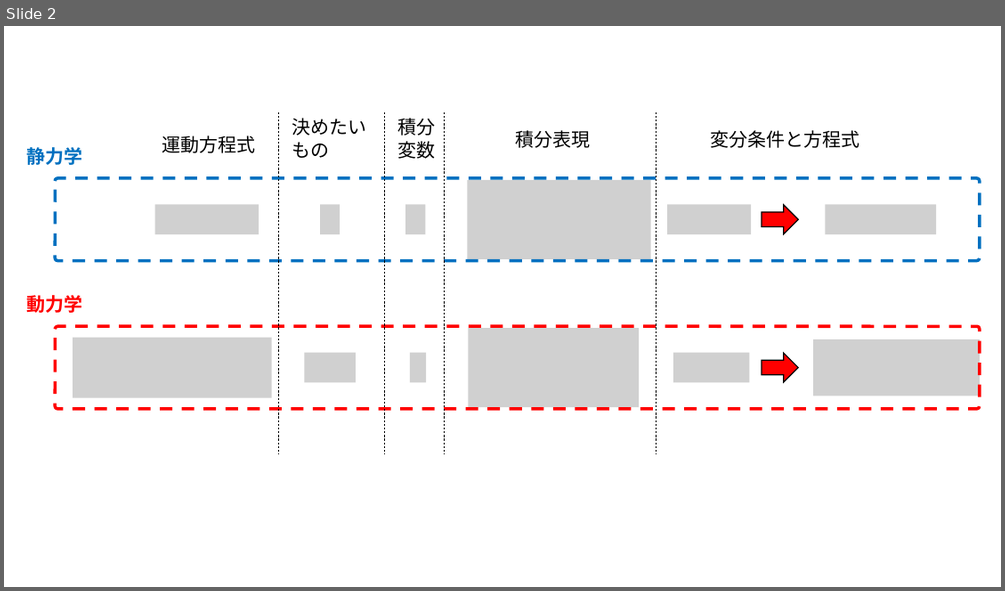
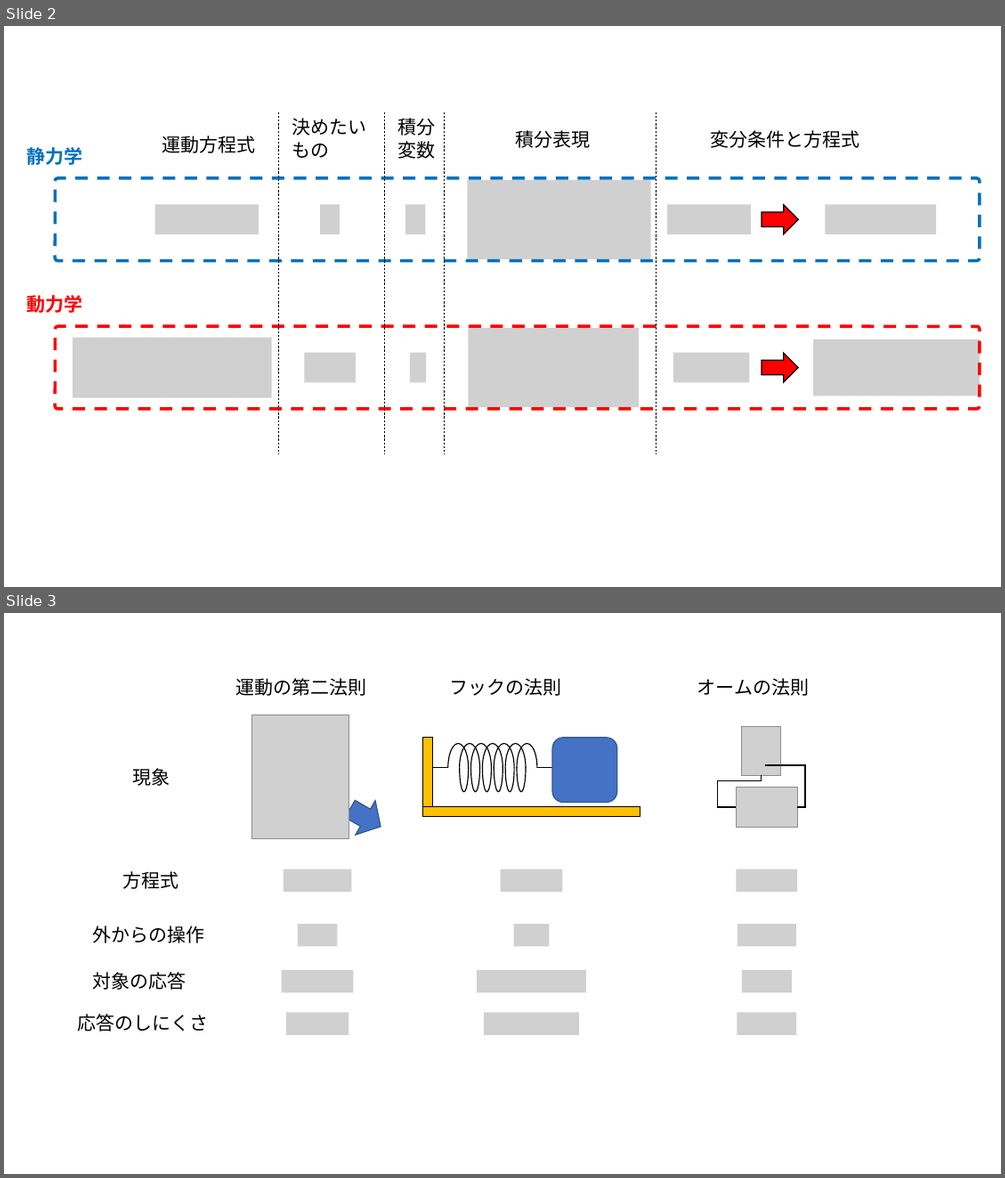
Before and after one commit to kaityo256/classical_mechanics, a slide deck: preface/fig/fig.pptx. Shown one above the other, each under a label of ours: slide 2 before the commit, slides 2 and 3 after it. The pictures are 1005x591 and 1005x1178 pixels, drawn with LibreOffice and Linux fonts; fonts in the diff are those of the drawing; grey boxes stand for pictures. Boxes give left, top, right and bottom in pixels: in the first picture for what was removed or moved away, otherwise in the second. Text is boxed around its words. In the diff, an @@ line names an element or a change of style, - is before the commit and + after.

```diff
--- a/preface/fig/fig.pptx
+++ b/preface/fig/fig.pptx
@@ slide 3 added at (x1=4, y1=613, x2=1001, y2=1174), background #FFFFFF @@
@@ text added at (x1=235, y1=678, x2=366, y2=696), 18 pt, text #000000 @@
+運動の第二法則
@@ text added at (x1=450, y1=678, x2=562, y2=696), 18 pt, text #000000 @@
+フックの法則
@@ text added at (x1=697, y1=678, x2=809, y2=696), 18 pt, text #000000 @@
+オームの法則
@@ picture added at (x1=251, y1=715, x2=348, y2=839) @@
@@ group added at (x1=423, y1=737, x2=639, y2=817): 13 arc (boxed as its full ellipse)s, 2 rectangles, 2 lines, 1 rounded rectangle @@
@@ text added at (x1=133, y1=768, x2=170, y2=786), 18 pt, text #000000 @@
+現象
@@ group added at (x1=718, y1=727, x2=806, y2=827): 2 pictures, 2 elbow lines @@
@@ right arrow added at (x1=340, y1=792, x2=390, y2=844), fill #4472C4, outline #325491 1 pt @@
@@ text added at (x1=122, y1=871, x2=178, y2=889), 18 pt, text #000000 @@
+方程式
@@ picture added at (x1=283, y1=868, x2=352, y2=892) @@
@@ picture added at (x1=501, y1=868, x2=563, y2=892) @@
@@ picture added at (x1=736, y1=868, x2=797, y2=892) @@
@@ text added at (x1=93, y1=925, x2=205, y2=943), 18 pt, text #000000 @@
+外からの操作
@@ picture added at (x1=298, y1=925, x2=338, y2=947) @@
@@ picture added at (x1=514, y1=925, x2=550, y2=947) @@
@@ picture added at (x1=737, y1=925, x2=796, y2=947) @@
@@ text added at (x1=93, y1=972, x2=186, y2=989), 18 pt, text #000000 @@
+対象の応答
@@ picture added at (x1=282, y1=970, x2=353, y2=992) @@
@@ picture added at (x1=477, y1=970, x2=586, y2=992) @@
@@ picture added at (x1=742, y1=970, x2=793, y2=992) @@
@@ picture added at (x1=286, y1=1013, x2=348, y2=1035) @@
@@ picture added at (x1=484, y1=1013, x2=579, y2=1035) @@
@@ picture added at (x1=736, y1=1013, x2=797, y2=1035) @@
@@ text added at (x1=78, y1=1013, x2=209, y2=1031), 18 pt, text #000000 @@
+応答のしにくさ
```
Also in this commit, not shown: 1 slide removed, 2 other files.
